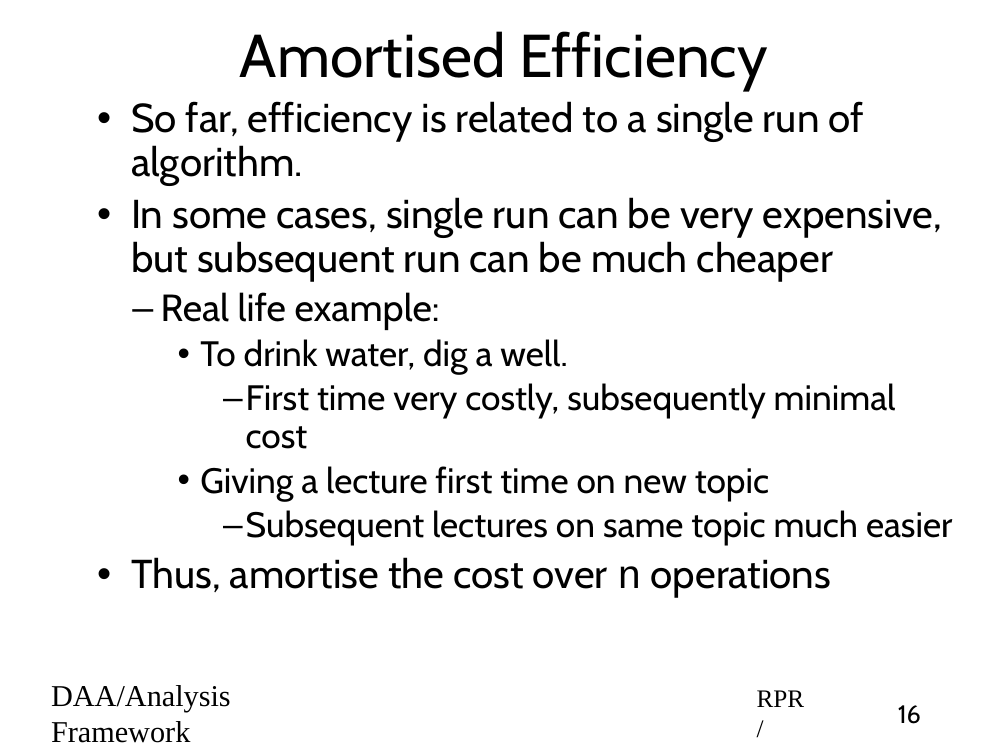
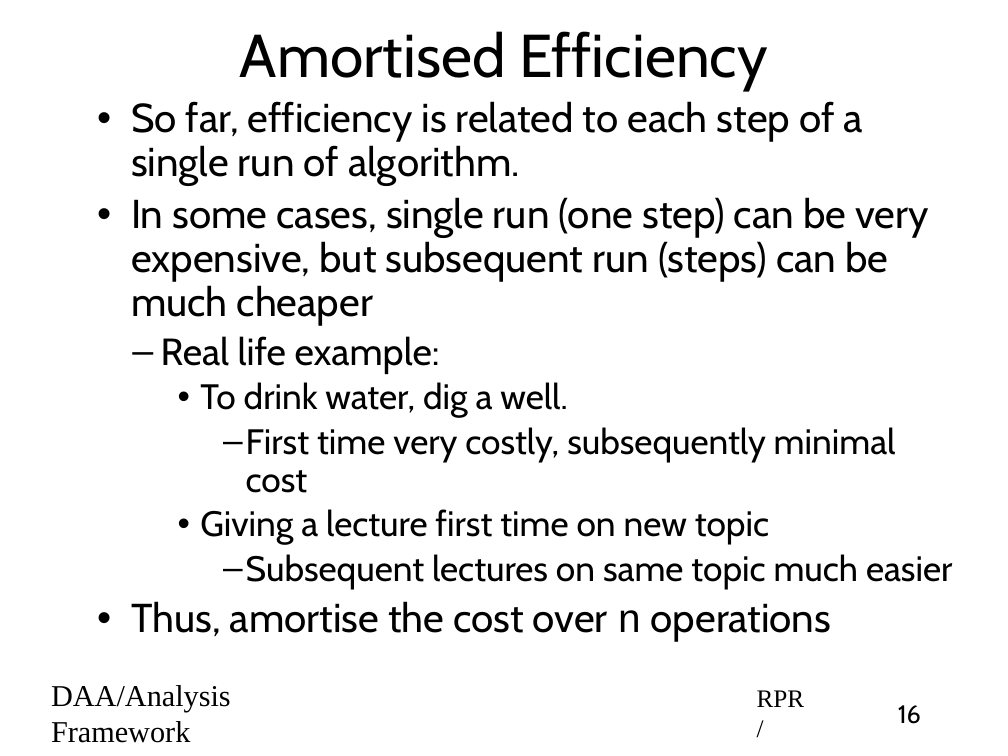
Before and after one commit to rprustagi/2019_20-Even-18CS42-DAA, a slide deck: slide 16 of Slides/2020-Even-DAA-L03-Analysis-Framework.pptx. Drawn at 1008x756 pixels with LibreOffice and Linux fonts; fonts in the diff are those of the drawing. Boxes give left, top, right and bottom in pixels: in the first picture for what was removed or moved away, otherwise in the second. Text is boxed around its words. In the diff, an @@ line names an element or a change of style, - is before the commit and + after.

```diff
--- a/Slides/2020-Even-DAA-L03-Analysis-Framework.pptx
+++ b/Slides/2020-Even-DAA-L03-Analysis-Framework.pptx
@@ text at bbox=[131, 101, 928, 325]: text changed @@
-• So far, efficiency is related to a single run of algorithm.
-• In some cases, single run can be very expensive, but subsequent run can be much cheaper
+• So far, efficiency is related to each step of a single run of algorithm.
+• In some cases, single run (one step) can be very expensive, but subsequent run (steps) can be much cheaper
```
Also in this commit, not shown: 1 other slide changed, 1 other file.
